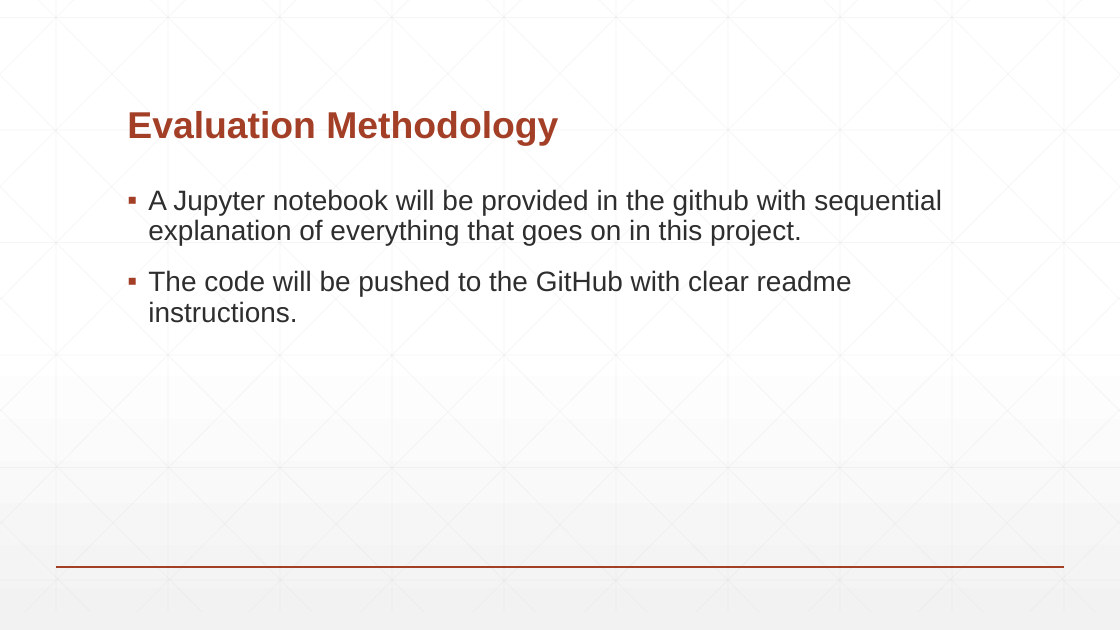
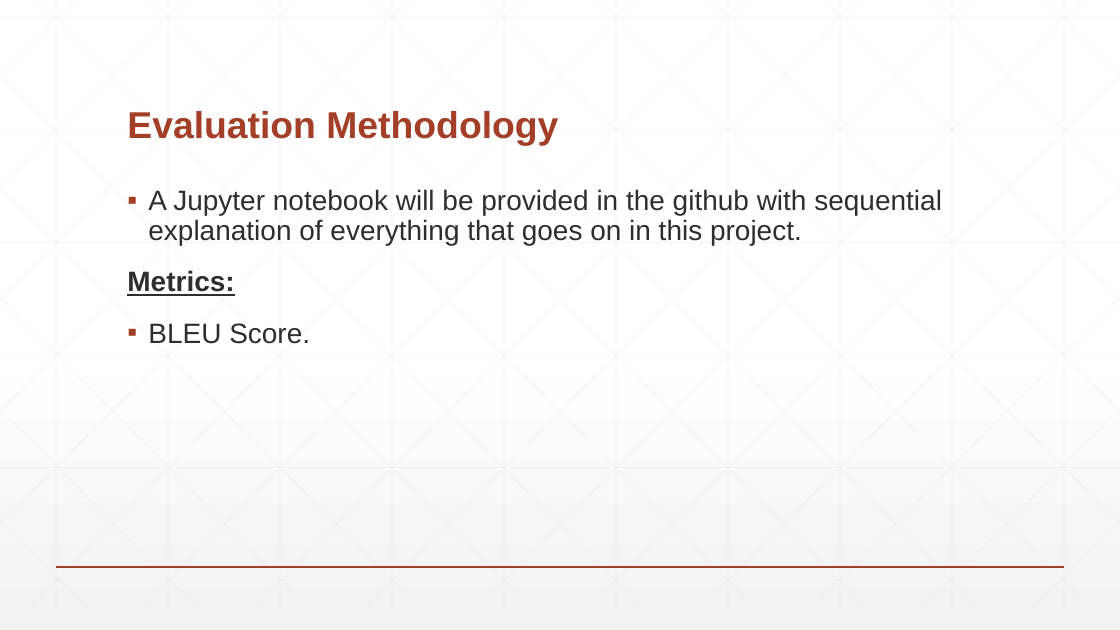
Before and after one commit to balnarendrasapa/faq-llm, a slide deck: slide 9 of proposal/Proposal Presentation.pptx. Drawn at 1120x630 pixels with LibreOffice and Linux fonts; fonts in the diff are those of the drawing. Boxes give left, top, right and bottom in pixels: in the first picture for what was removed or moved away, otherwise in the second. Text is boxed around its words. In the diff, an @@ line names an element or a change of style, - is before the commit and + after.

```diff
--- a/proposal/Proposal Presentation.pptx
+++ b/proposal/Proposal Presentation.pptx
@@ text at bbox=[127, 270, 310, 344]: text changed @@
-▪ The code will be pushed to the GitHub with clear readme instructions.
+Metrics:
+▪ BLEU Score.
```
Also in this commit, not shown: 1 other slide changed.
